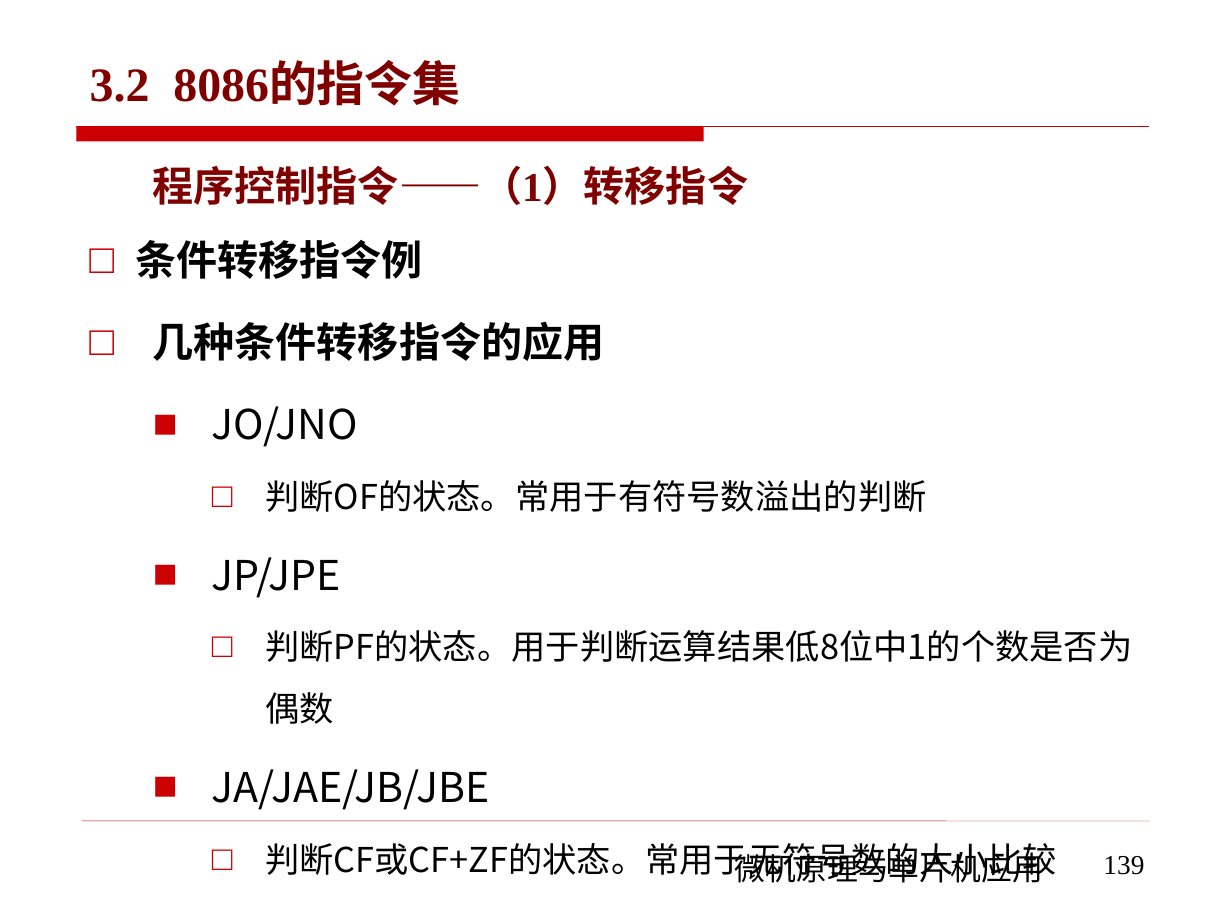
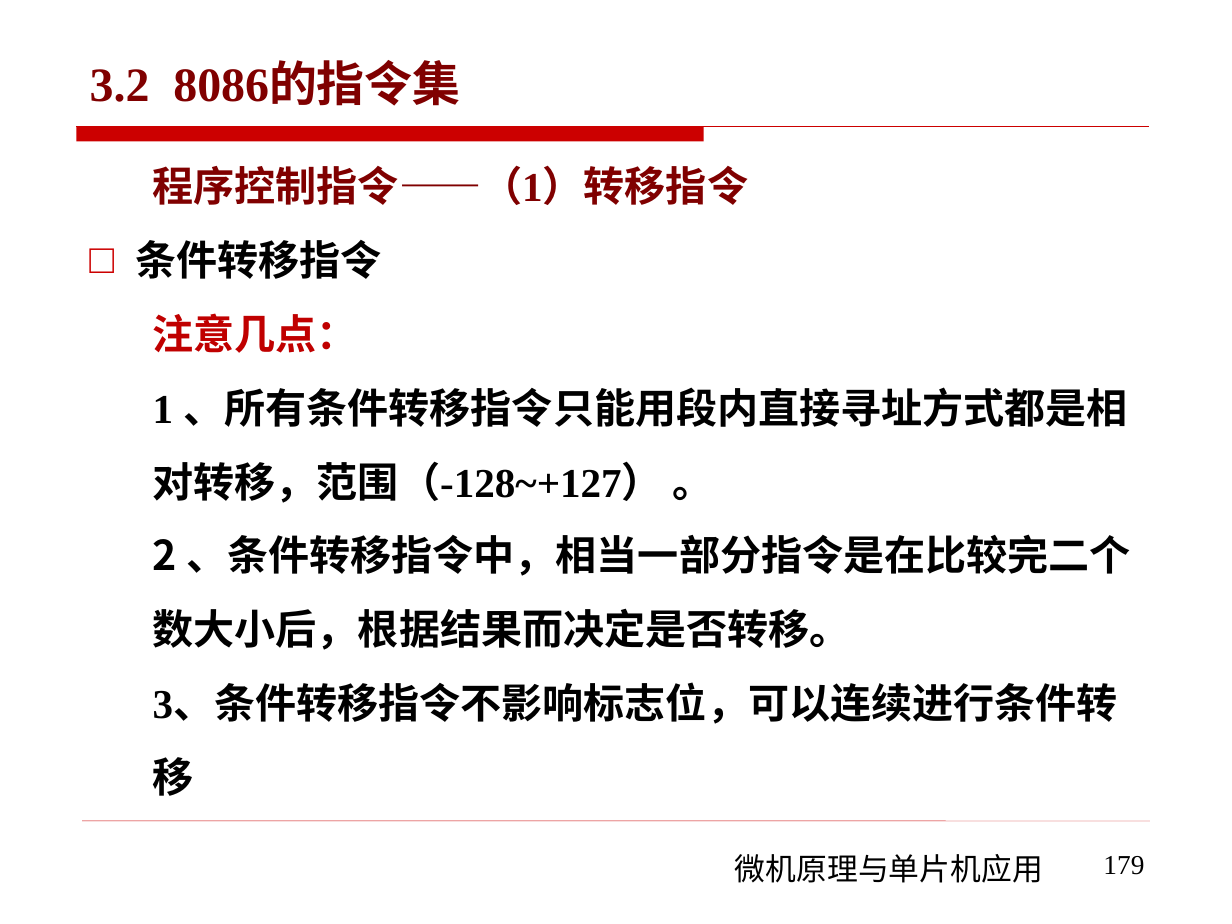
Before and after one commit to rshouc/Microcomputer, a slide deck: slide 179 of PPT/The Principle of Microcomputer/第三章 微机原理（8086的指令系统-指令集).pptx (slide 139 before the commit). Drawn at 1232x924 pixels with LibreOffice and Linux fonts; fonts in the diff are those of the drawing; background and template pictures are left out. Boxes give left, top, right and bottom in pixels: in the first picture for what was removed or moved away, otherwise in the second. Text is boxed around its words. In the diff, an @@ line names an element or a change of style, - is before the commit and + after.

```diff
--- a/PPT/The Principle of Microcomputer/第三章 微机原理（8086的指令系统-指令集).pptx
+++ b/PPT/The Principle of Microcomputer/第三章 微机原理（8086的指令系统-指令集).pptx
@@ text at (136, 240, 1131, 796): text changed; size 20 to 24 pt; font Noto Sans CJK SC to Times New Roman; bold on @@
-□ 条件转移指令例
-□ 几种条件转移指令的应用
-  ■ JO/JNO
-    □ 判断OF的状态。常用于有符号数溢出的判断
-  ■ JP/JPE
-    □ 判断PF的状态。用于判断运算结果低8位中1的个数是否为偶数
-  ■ JA/JAE/JB/JBE
-    □ 判断CF或CF+ZF的状态。常用于无符号数的大小比较
+□ 条件转移指令
+注意几点：
+1 、所有条件转移指令只能用段内直接寻址方式都是相对转移，范围（-128~+127） 。
+2 、条件转移指令中，相当一部分指令是在比较完二个数大小后，根据结果而决定是否转移。
+3、条件转移指令不影响标志位，可以连续进行条件转移
@@ page number at (1103, 856, 1144, 875): text changed @@
-139
+179
```
Also in this commit, not shown: 35 other slides changed, 54 slides added, 3 slides removed, 7 other files.
